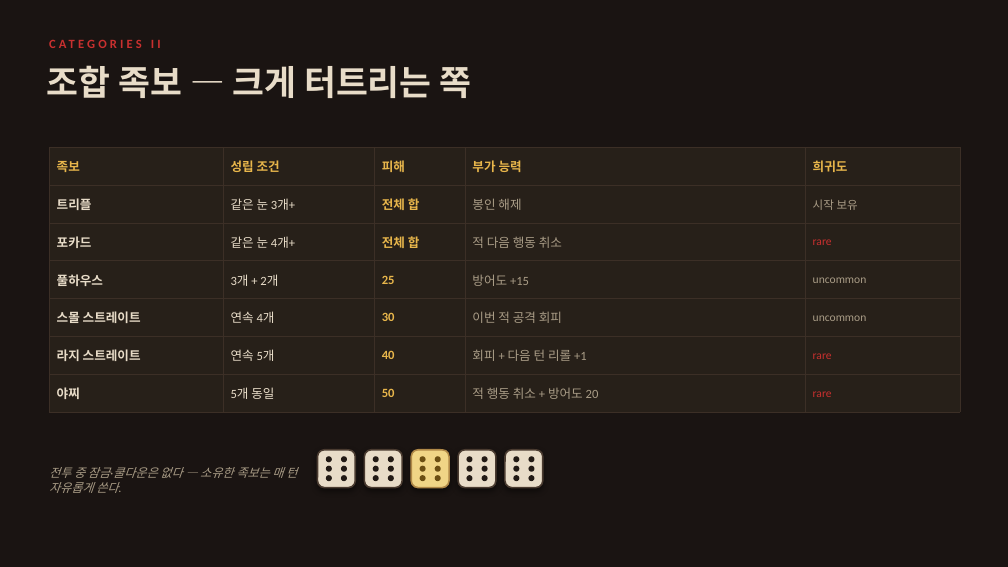
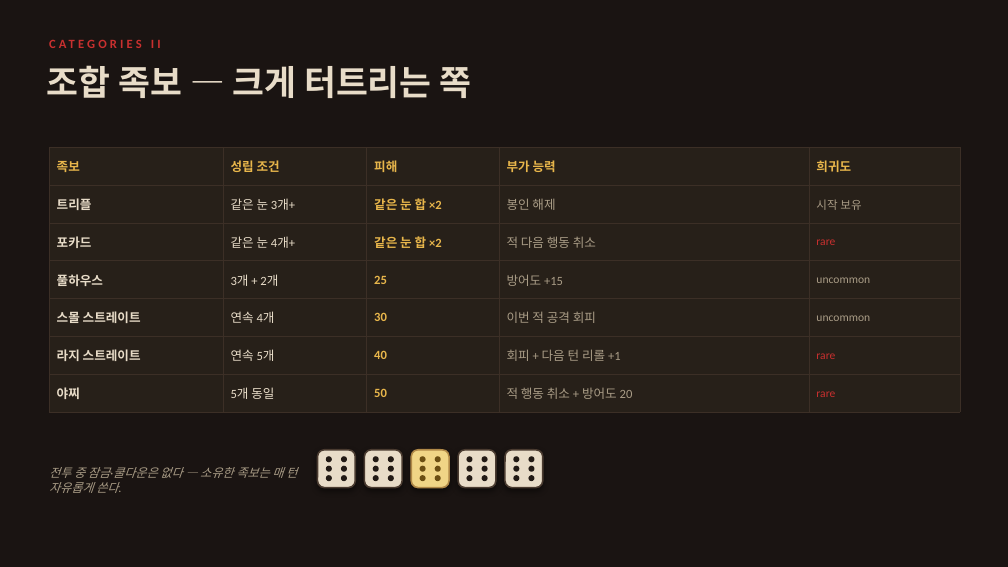
Before and after one commit to sepi-toolbox/Redhood, a slide deck: slide 6 of docs/REDHOOD_rules_intro.pptx. Drawn at 1008x567 pixels with LibreOffice and Linux fonts; fonts in the diff are those of the drawing. Boxes give left, top, right and bottom in pixels: in the first picture for what was removed or moved away, otherwise in the second. Text is boxed around its words. In the diff, an @@ line names an element or a change of style, - is before the commit and + after.

```diff
--- a/docs/REDHOOD_rules_intro.pptx
+++ b/docs/REDHOOD_rules_intro.pptx
@@ table at bbox=[49, 147, 960, 403] @@
-row 2, column 3: 전체 합
+row 2, column 3: 같은 눈 합 ×2
-row 3, column 3: 전체 합
+row 3, column 3: 같은 눈 합 ×2
```
Also in this commit, not shown: 1 other slide changed, 6 other files.
